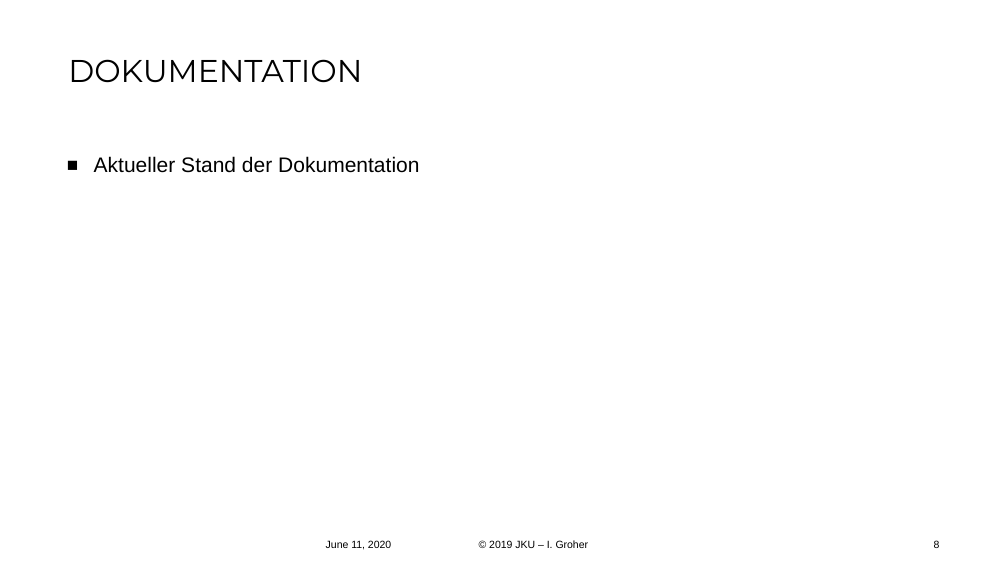
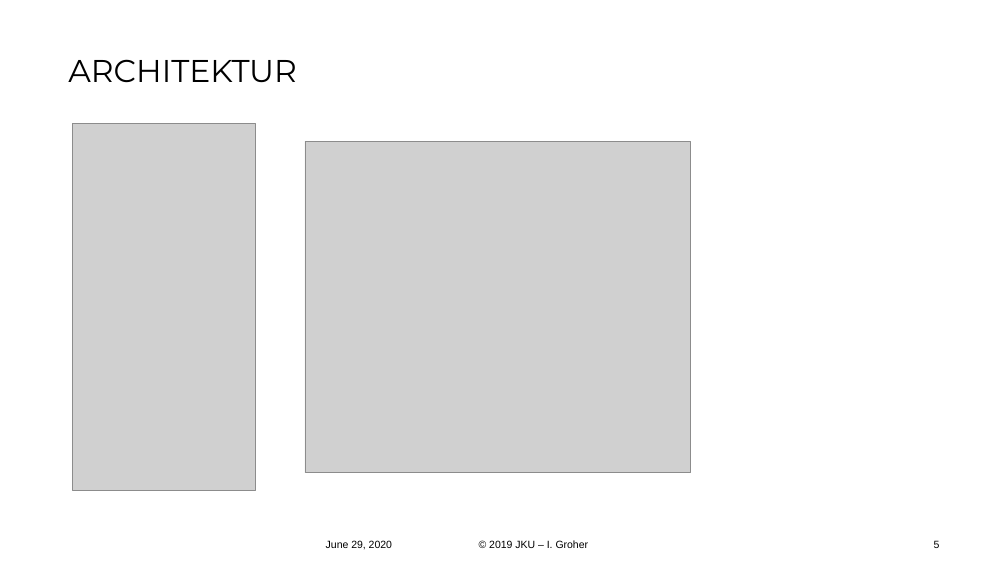
Before and after one commit to FireRedDev/TaskyCompanion, a slide deck: slide 5 of Release 3.pptx (slide 8 before the commit). Drawn at 1008x567 pixels with LibreOffice and Linux fonts; fonts in the diff are those of the drawing; grey boxes stand for pictures; background and template pictures are left out. Boxes give left, top, right and bottom in pixels: in the first picture for what was removed or moved away, otherwise in the second. Text is boxed around its words. In the diff, an @@ line names an element or a change of style, - is before the commit and + after.

```diff
--- a/Release 3.pptx
+++ b/Release 3.pptx
@@ title at [68, 59, 297, 83]: text changed @@
-DOKUMENTATION
+ARCHITEKTUR
@@ picture added at [73, 124, 256, 490] @@
@@ picture added at [305, 141, 690, 473] @@
@@ text removed at [94, 156, 419, 173] @@
-■ Aktueller Stand der Dokumentation
@@ text at [326, 540, 392, 549]: text changed @@
-June 11, 2020
+June 29, 2020
@@ page number at [934, 540, 940, 548]: text changed @@
-8
+5
```
Also in this commit, not shown: 8 other slides changed, 2 slides added, 1 slide removed, 1 other file.
